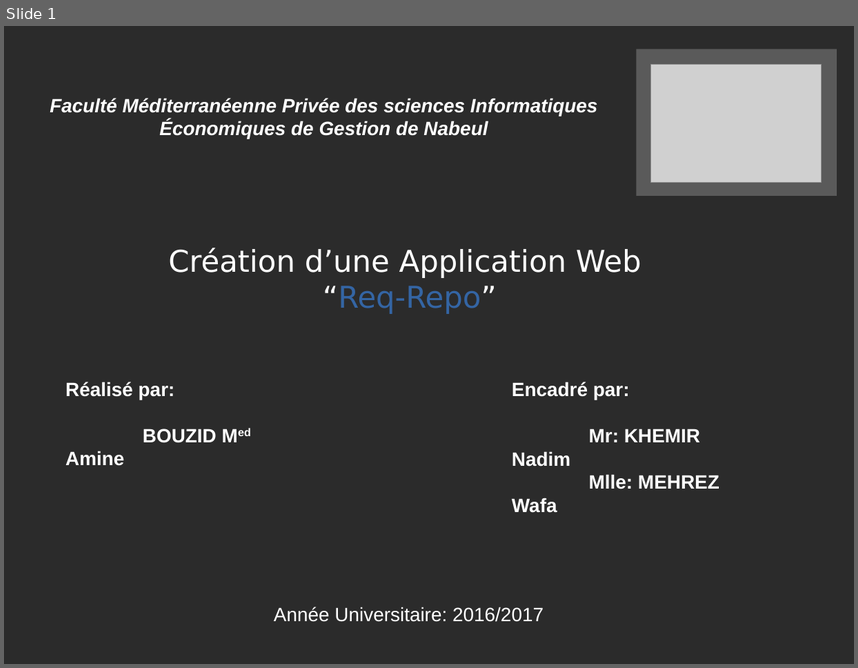
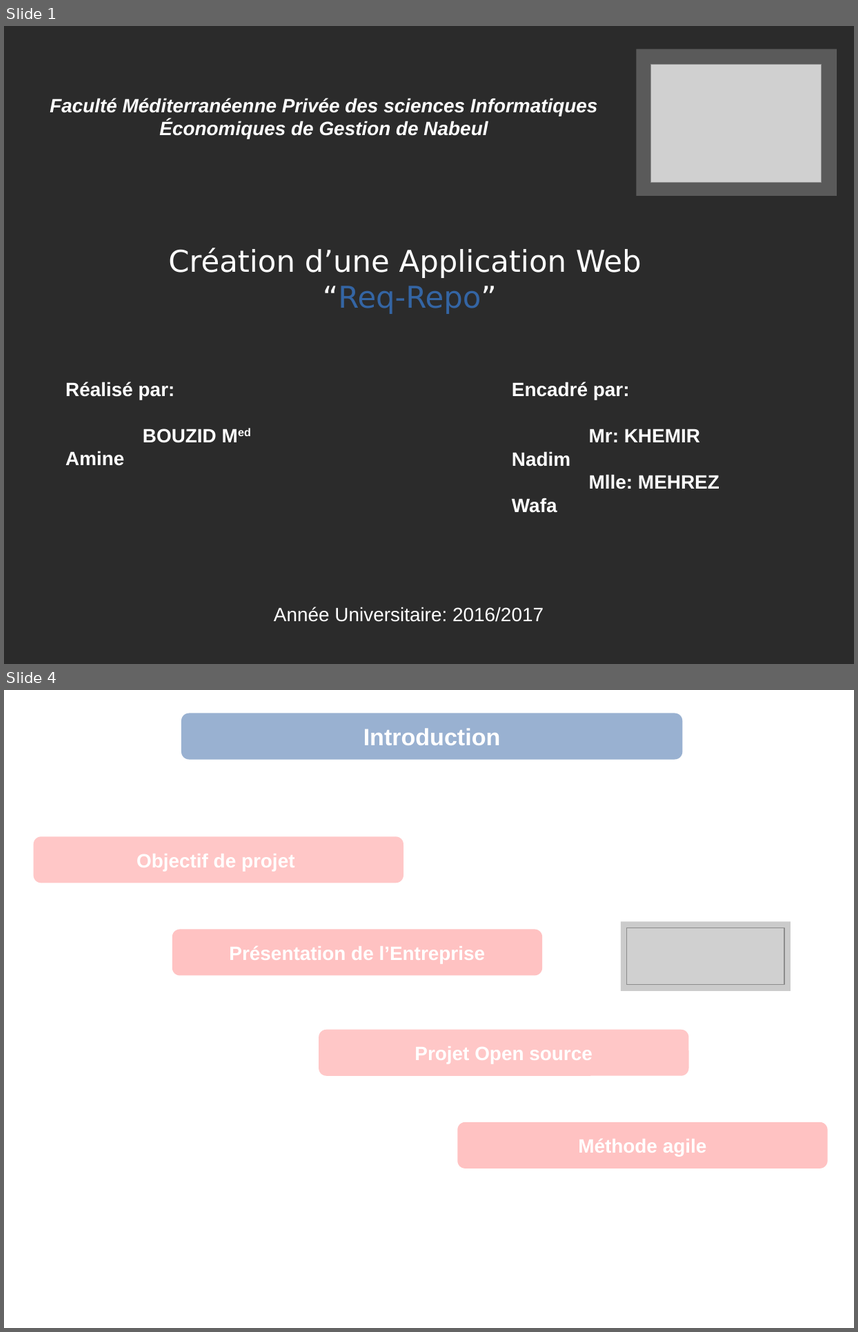
Before and after one commit to amine95bz/PFE, a slide deck: presentation.odp. Shown one above the other, each under a label of ours: slide 1 before the commit, slides 1 and 4 after it; the slides between them are not shown. The pictures are 858x668 and 858x1332 pixels, drawn with LibreOffice and Linux fonts; fonts in the diff are those of the drawing; grey boxes stand for pictures; background and template pictures are left out; a plain dark background stands for a picture behind light text. Boxes give left, top, right and bottom in pixels: in the first picture for what was removed or moved away, otherwise in the second. Text is boxed around its words. In the diff, an @@ line names an element or a change of style, - is before the commit and + after.

```diff
--- a/presentation.odp
+++ b/presentation.odp
@@ slide 4 added at box(4, 690, 854, 1328), background picture (left out) @@
@@ rounded rectangle added at box(181, 713, 683, 760), fill #3465A4 at 50% opacity, 22 pt, text #FFFFFF, bold @@
+Introduction
@@ rounded rectangle added at box(33, 836, 404, 883), fill #FF8080 at 44% opacity, 18 pt, text #FFFFFF, bold @@
+Objectif de projet
@@ rounded rectangle added at box(172, 929, 542, 976), fill #FF8080 at 48% opacity, 18 pt, text #FFFFFF, bold @@
+Présentation de l’Entreprise
@@ rectangle added at box(621, 921, 791, 991), fill #999999 at 50% opacity @@
@@ picture added at box(627, 927, 784, 985) @@
@@ rounded rectangle added at box(319, 1029, 689, 1076), fill #FF8080 at 44% opacity, 18 pt, text #FFFFFF, bold @@
+Projet Open source
@@ rounded rectangle added at box(457, 1122, 828, 1168), fill #FF8080 at 48% opacity, 18 pt, text #FFFFFF, bold @@
+Méthode agile
```
Also in this commit, not shown: 9 other slides added, 2 other files.
